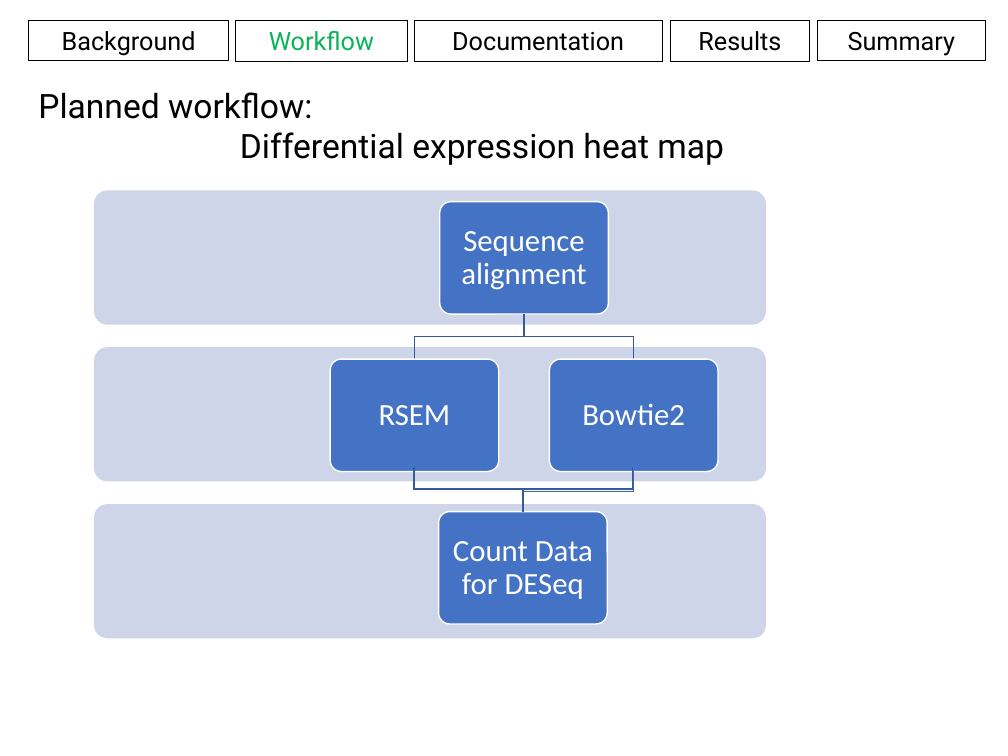
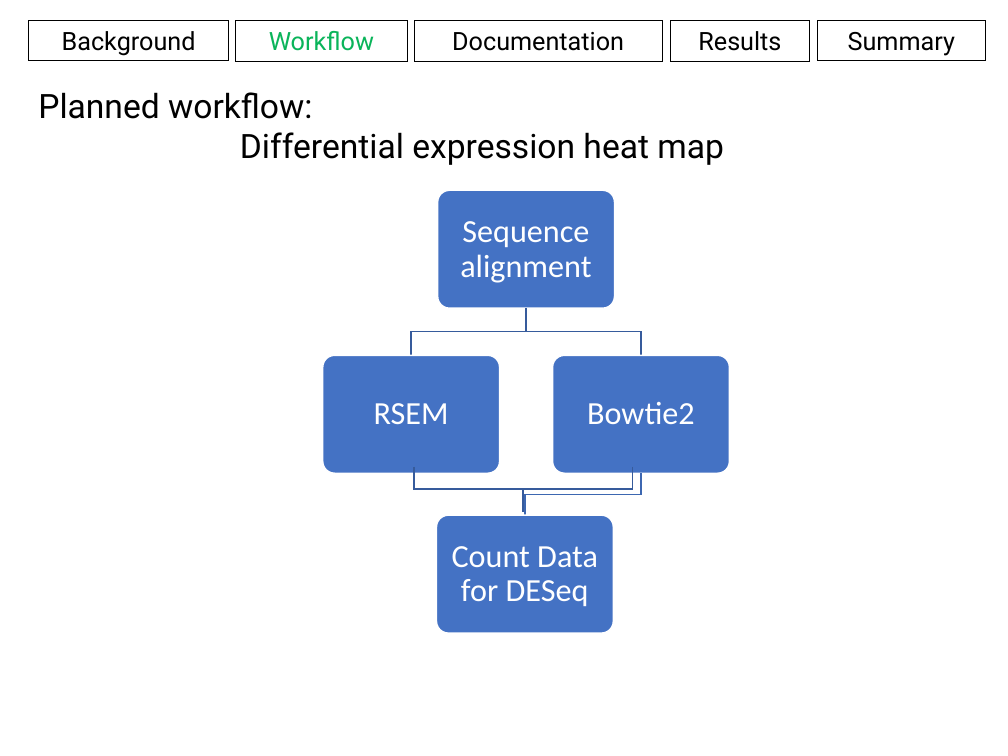
Before and after one commit to aweeger/BCB546X_FinalGroup, a slide deck: slide 15 of Presentation.pptx. Drawn at 1008x756 pixels with LibreOffice and Linux fonts; fonts in the diff are those of the drawing. Boxes give left, top, right and bottom in pixels: in the first picture for what was removed or moved away, otherwise in the second. Text is boxed around its words. In the diff, an @@ line names an element or a change of style, - is before the commit and + after.

```diff
--- a/Presentation.pptx
+++ b/Presentation.pptx
@@ rounded rectangle removed at (94, 191, 766, 325) @@
@@ rounded rectangle: place and size @@
-rounded rectangle at (439, 202, 608, 314)
+rounded rectangle at (437, 191, 614, 308)
@@ size 22 to 23 pt in 4 elements at (374, 403, 449, 424), (587, 402, 695, 424), (452, 546, 598, 606), (460, 221, 591, 283) @@
@@ text "Sequence alignment": place and size @@
-text "Sequence alignment" at (461, 231, 586, 290)
+text "Sequence alignment" at (460, 221, 591, 283)
@@ freeform shape: place and size @@
-freeform shape at (414, 314, 524, 360)
+freeform shape at (411, 308, 526, 356)
@@ freeform shape: place and size @@
-freeform shape at (524, 314, 634, 360)
+freeform shape at (526, 308, 641, 356)
@@ rounded rectangle removed at (94, 347, 766, 481) @@
@@ rounded rectangle: place and size @@
-rounded rectangle at (331, 359, 499, 472)
+rounded rectangle at (323, 356, 499, 474)
@@ rounded rectangle: place and size @@
-rounded rectangle at (549, 359, 718, 472)
+rounded rectangle at (552, 356, 729, 474)
@@ freeform shape: place and size @@
-freeform shape at (523, 472, 634, 512)
+freeform shape at (525, 473, 641, 515)
@@ rounded rectangle removed at (94, 504, 766, 638) @@
@@ rounded rectangle: place and size @@
-rounded rectangle at (438, 512, 607, 625)
+rounded rectangle at (436, 515, 613, 633)
```
Also in this commit, not shown: 2 other slides changed.
